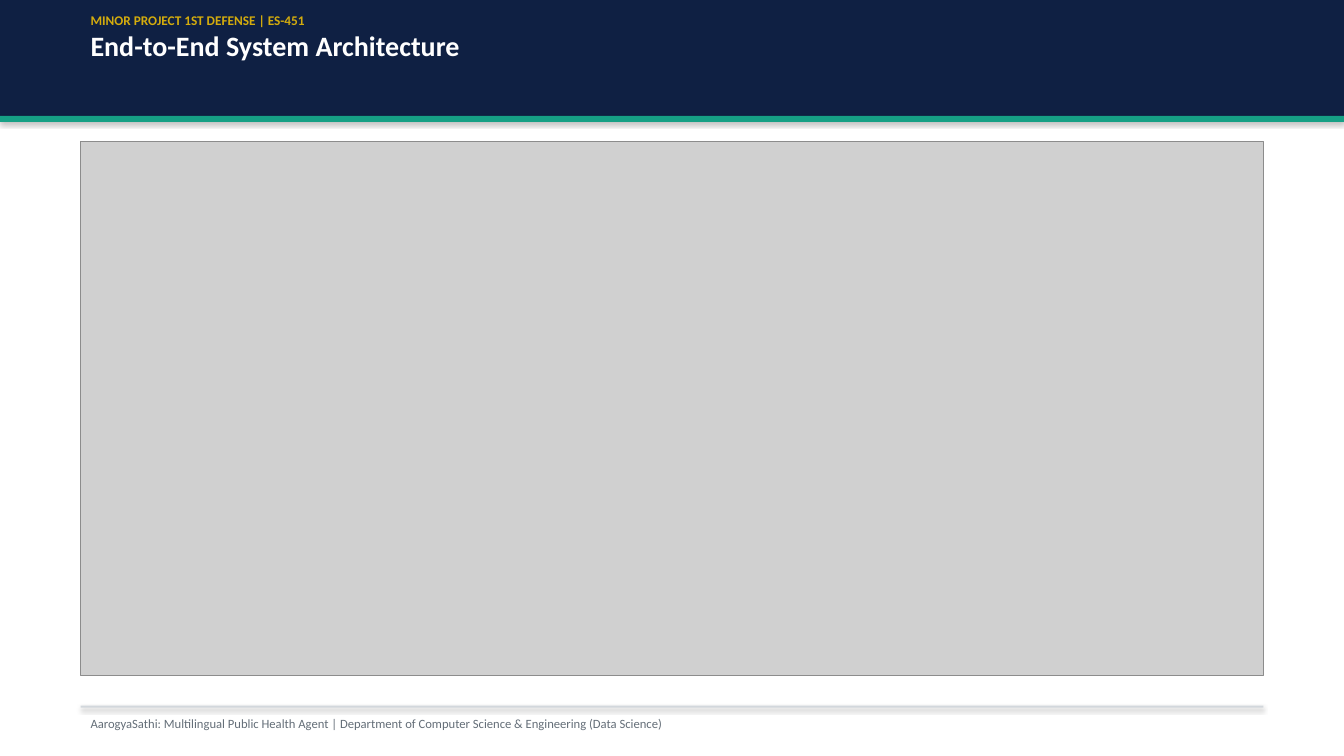
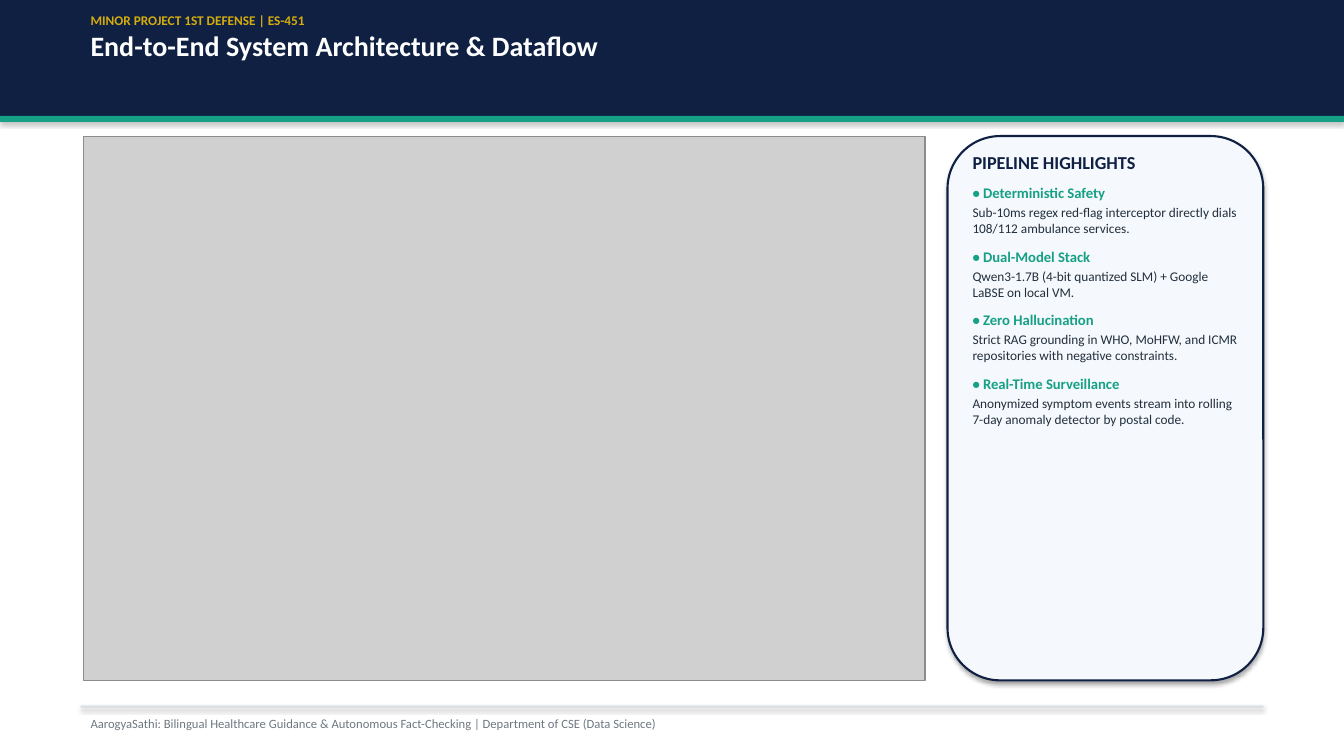
Before and after one commit to salman-mohammad-khan/AarogyaSathi, a slide deck: slide 5 of docs/AarogyaSathi_1st_Defense_Presentation.pptx. Drawn at 1344x756 pixels with LibreOffice and Linux fonts; fonts in the diff are those of the drawing; grey boxes stand for pictures. Boxes give left, top, right and bottom in pixels: in the first picture for what was removed or moved away, otherwise in the second. Text is boxed around its words. In the diff, an @@ line names an element or a change of style, - is before the commit and + after.

```diff
--- a/docs/AarogyaSathi_1st_Defense_Presentation.pptx
+++ b/docs/AarogyaSathi_1st_Defense_Presentation.pptx
@@ text at (x1=91, y1=36, x2=598, y2=61): text changed @@
-End-to-End System Architecture
+End-to-End System Architecture & Dataflow
@@ picture resized from (x1=81, y1=141, x2=1263, y2=676) to (x1=83, y1=136, x2=925, y2=681) @@
@@ rounded rectangle added at (x1=948, y1=136, x2=1263, y2=681), fill #F5F8FC, outline #0F2043 1.5 pt @@
@@ text added at (x1=973, y1=157, x2=1237, y2=426), 9.5 pt, text #212F3D @@
+PIPELINE HIGHLIGHTS
+• Deterministic Safety
+Sub-10ms regex red-flag interceptor directly dials 108/112 ambulance services.
+• Dual-Model Stack
+Qwen3-1.7B (4-bit quantized SLM) + Google LaBSE on local VM.
+• Zero Hallucination
+Strict RAG grounding in WHO, MoHFW, and ICMR repositories with negative constraints.
+• Real-Time Surveillance
+Anonymized symptom events stream into rolling 7-day anomaly detector by postal code.
@@ text at (x1=91, y1=719, x2=655, y2=730): text changed; text colour #646E78 to #6E7882 @@
-AarogyaSathi: Multilingual Public Health Agent | Department of Computer Science & Engineering (Data Science)
+AarogyaSathi: Bilingual Healthcare Guidance & Autonomous Fact-Checking | Department of CSE (Data Science)
```
Also in this commit, not shown: 12 other slides changed, 1 slide added, 1 slide removed, 9 other files.
